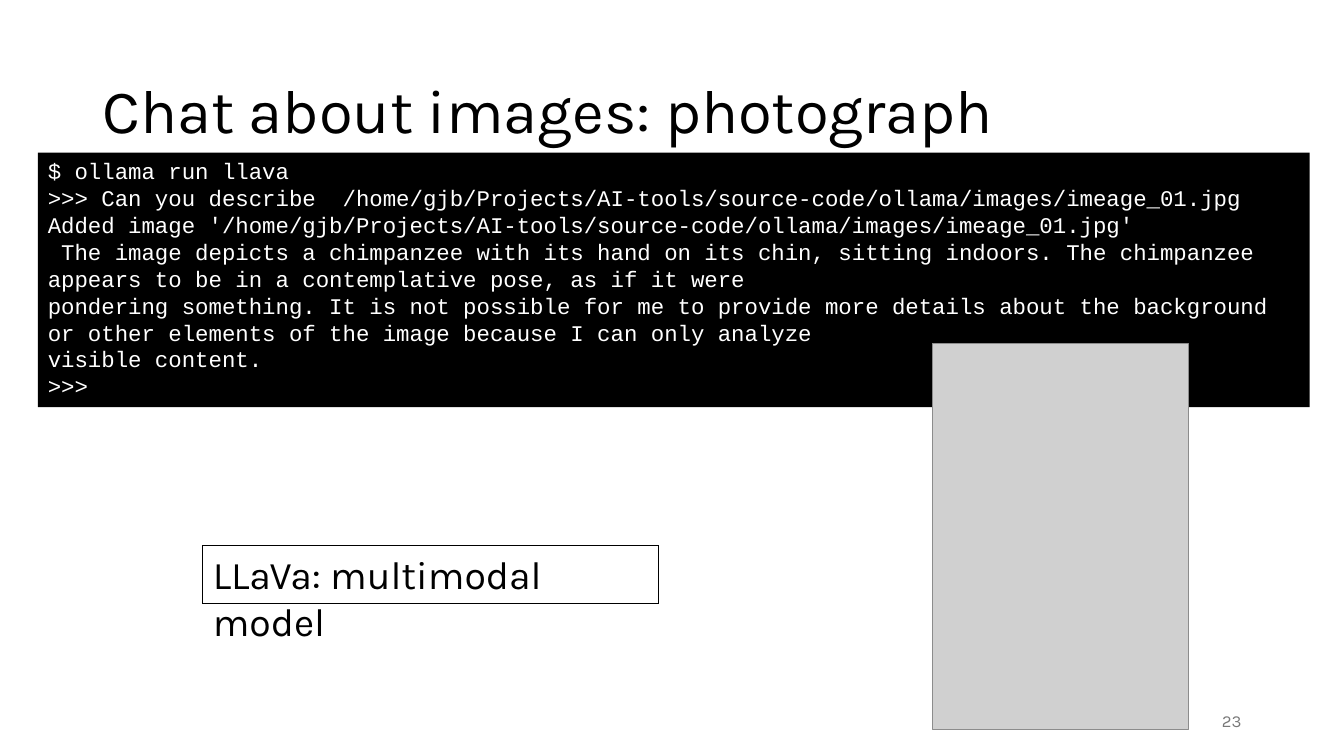
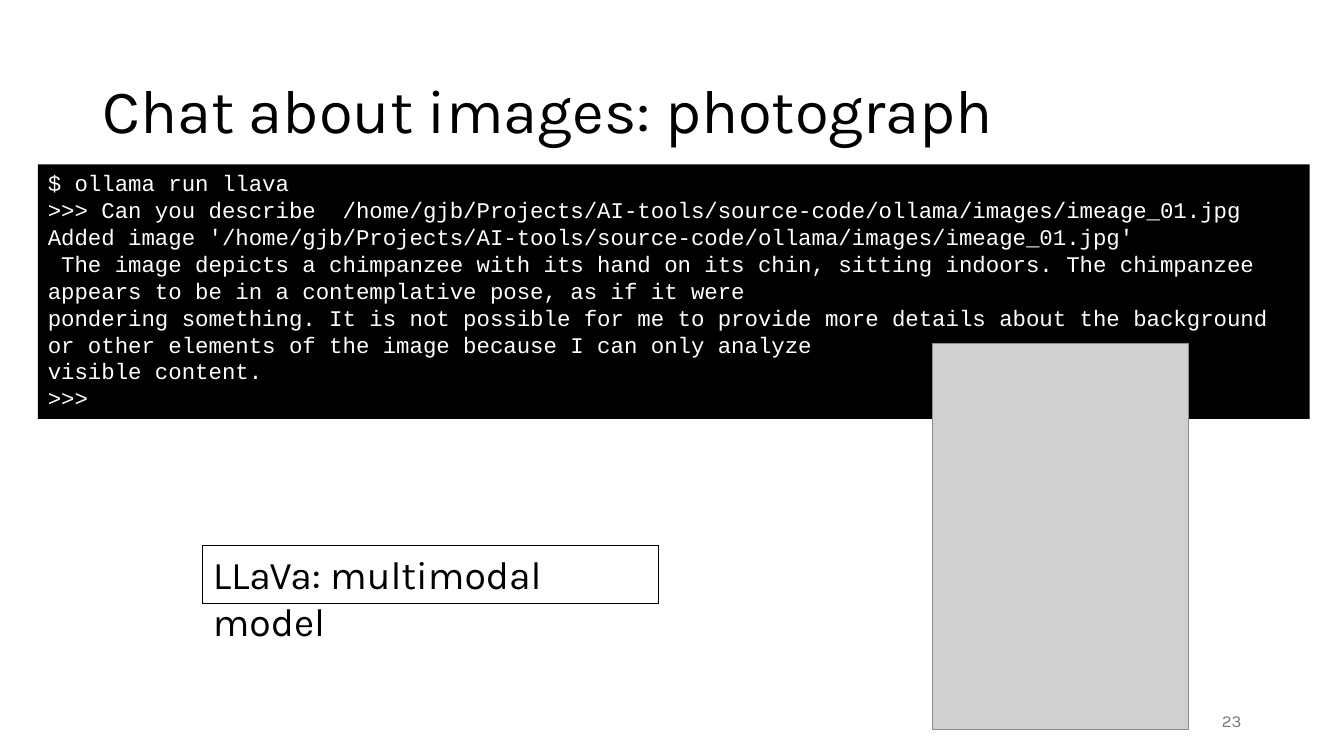
Before and after one commit to gjbex/Deploying-LLMs-locally, a slide deck: slide 23 of local_LLMs.pptx. Drawn at 1344x756 pixels with LibreOffice and Linux fonts; fonts in the diff are those of the drawing; grey boxes stand for pictures. Boxes give left, top, right and bottom in pixels: in the first picture for what was removed or moved away, otherwise in the second. Text is boxed around its words. In the diff, an @@ line names an element or a change of style, - is before the commit and + after.

```diff
--- a/local_LLMs.pptx
+++ b/local_LLMs.pptx
@@ rectangle "$ ollama run llava": place and size @@
-rectangle "$ ollama run llava" at bbox=[38, 152, 1311, 406]
+rectangle "$ ollama run llava" at bbox=[38, 164, 1311, 418]
```
Also in this commit, not shown: 6 other slides changed.
